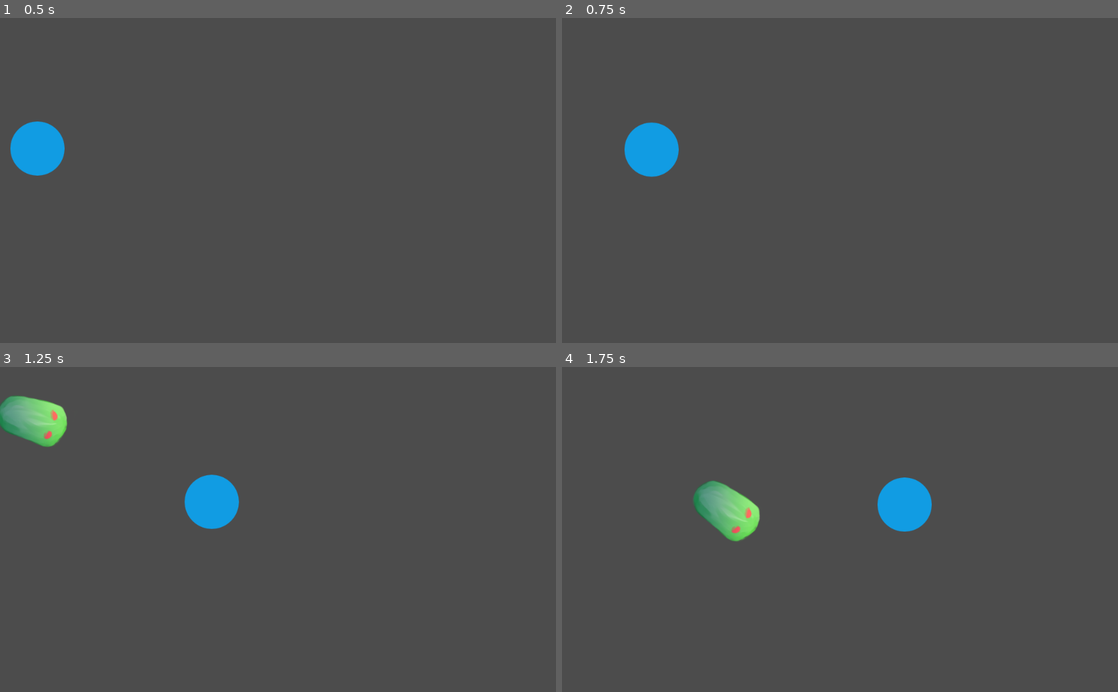
Above: before the commit, frames 1-4 (two rows, left to right).
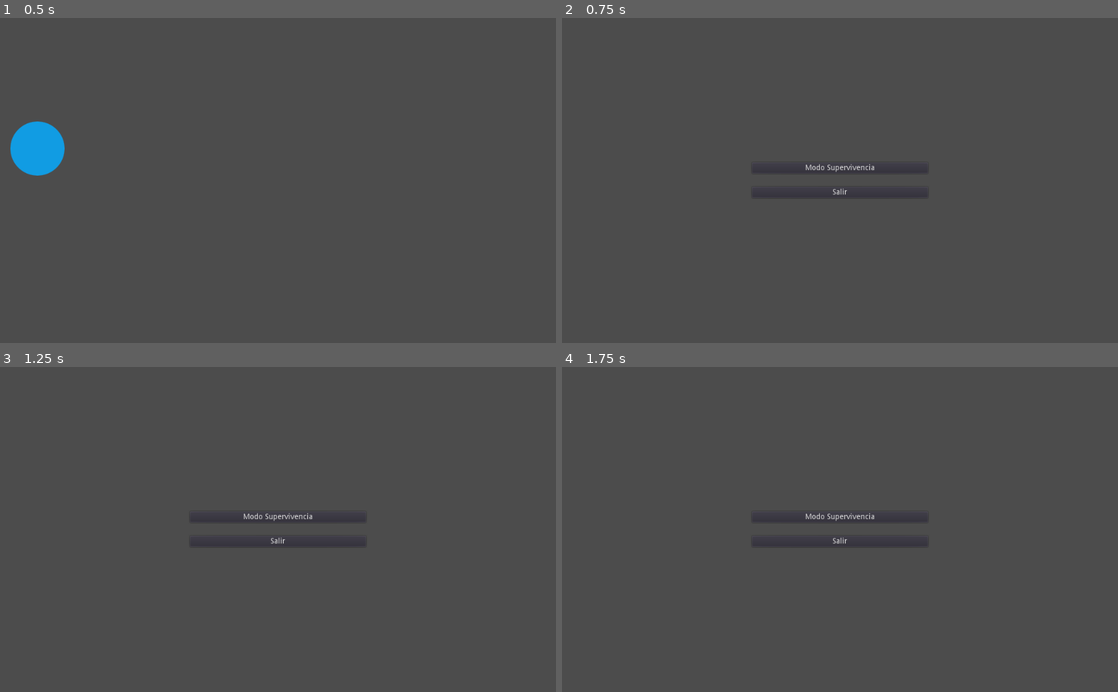
Above: after the commit, the same moments.

Repository: nourthe/nombres
Game: Godot game, scene res://intro.tscn
Two runs of this game, one before a commit and one after it. Both use one fixed random seed, a clock stepped at 60 frames per second and the inputs below.
Inputs (mouse positions are in pixels of both pictures, inside the frame that each line leads up to):
- Up to frame 1 (0.5 s): no input
- Up to frame 2 (0.75 s): tap Enter at 0.5 s; move the mouse to (962, 164) at 0.52 s; hold Right (pj_right) from 0.53 s (still down); click (962, 164) at 0.67 s
- Up to frame 3 (1.25 s): keep holding Right (pj_right)
- Up to frame 4 (1.75 s): release Right (pj_right) at 1.25 s; drag from (728, 545) to (812, 594) at 1.27 s

Frame 1 is identical in both runs. In frame 2, 1.5% of the frame differs, in the area x 11-65%, y 32-56%; in frame 3, 3.0%; in frame 4, 3.0%, in the area x 23-67%, y 33-56%.

Commit message:
Saltar intro al presionar boton

Diff:
--- a/intro.tscn
+++ b/intro.tscn
@@ -59,7 +59,7 @@
 "values": [ 79.4016, 65.4655, 126.101, 115.561, 87.2734, 56.9793 ]
 }
 
-[node name="Node" type="Node"]
+[node name="Node" type="Node" index="0"]
 
 script = ExtResource( 1 )
 
--- a/src/intro.gd
+++ b/src/intro.gd
@@ -4,5 +4,14 @@
 	get_node("intro").play("mueve_bola")
 	pass
 
+func _unhandled_input(event):
+	if event is InputEventKey:
+		finalizar()
+	elif event is InputEventMouseButton:
+		finalizar()
+
 func on_intro_end(anim_name):
+	finalizar()
+
+func finalizar():
 	get_tree().change_scene("res://escenas/menu.tscn")
